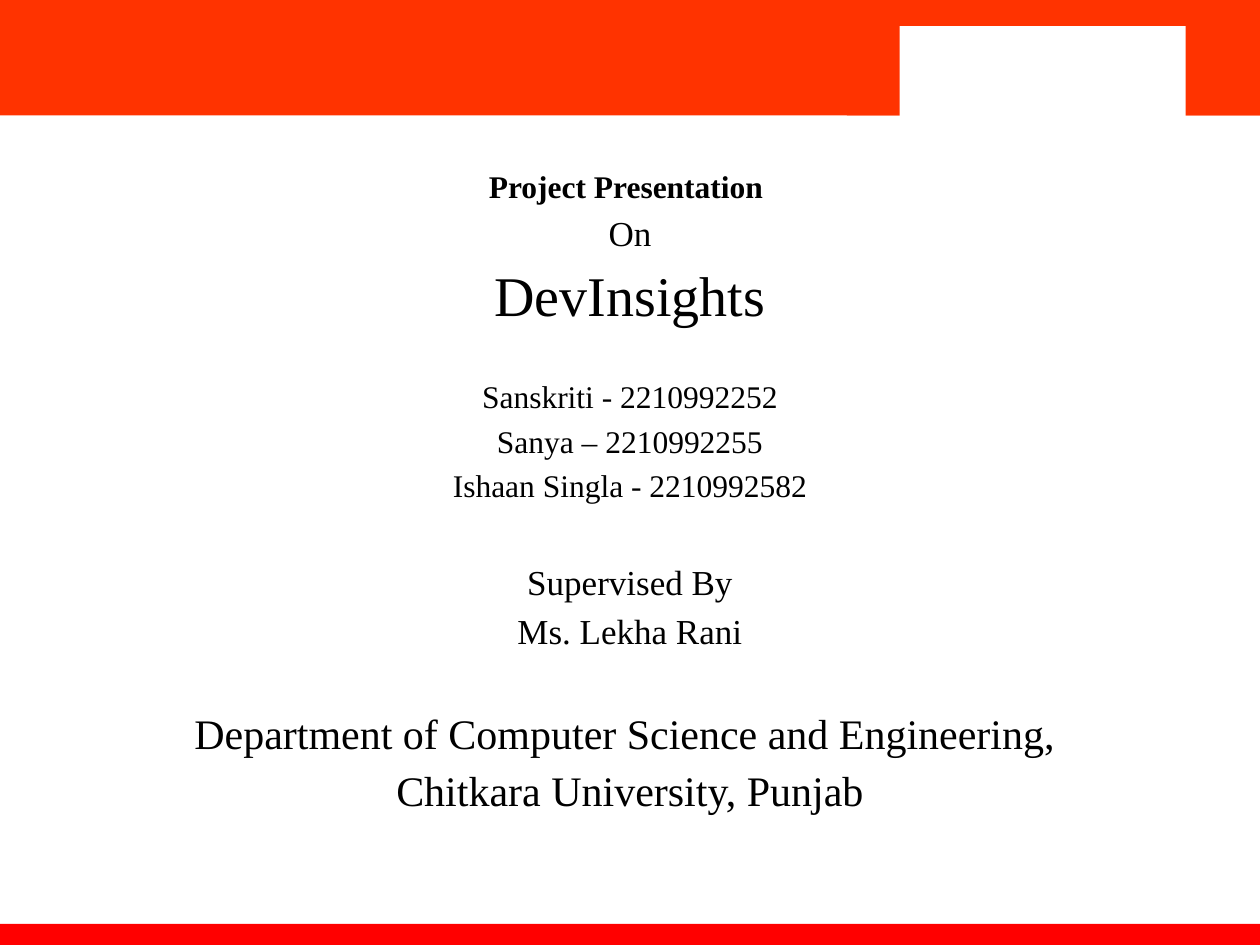
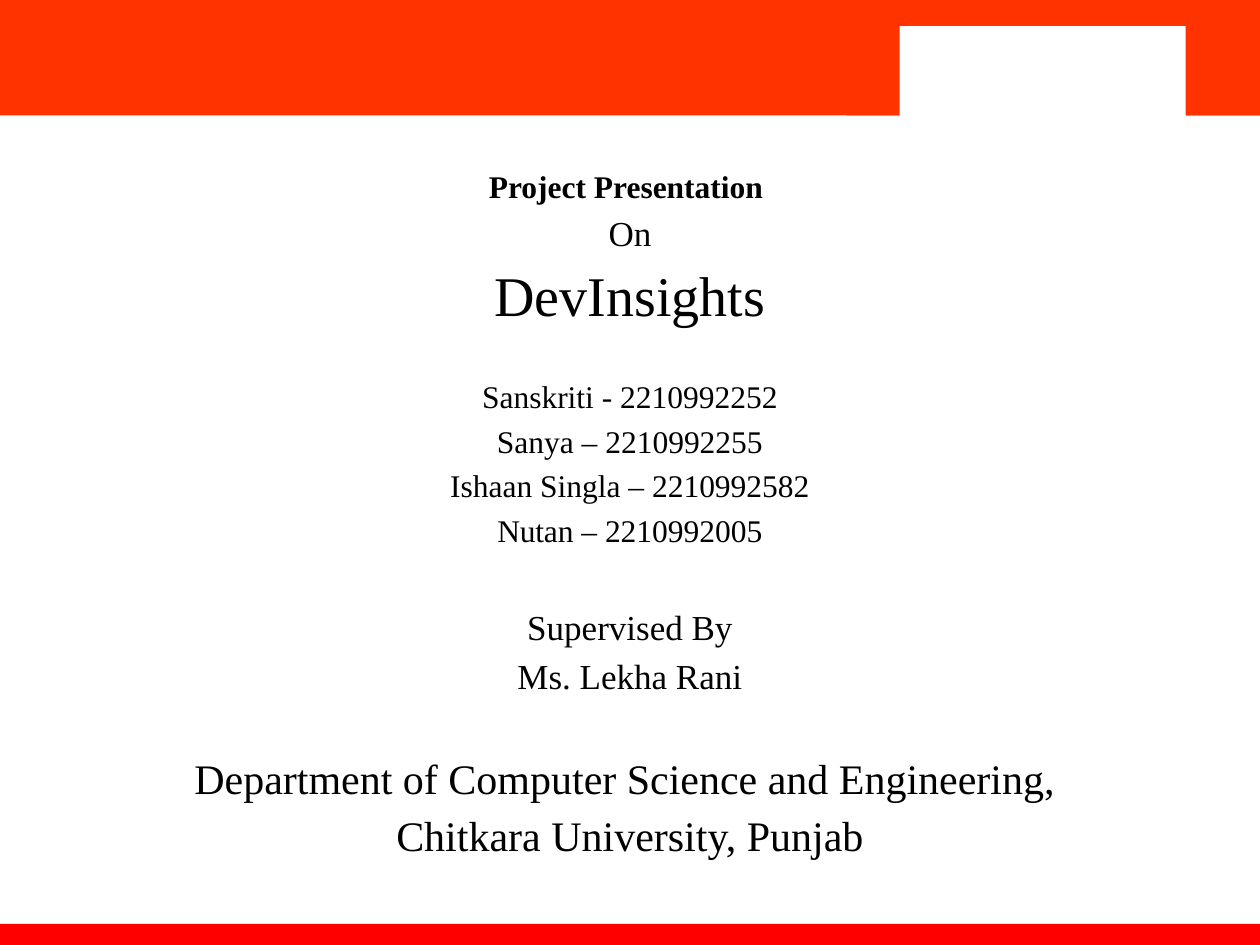
Before and after one commit to Ishaan282/Dev-Insights, a slide deck: slide 1 of files/DevInsights_final.pptx. Drawn at 1260x945 pixels with LibreOffice and Linux fonts; fonts in the diff are those of the drawing; background and template pictures are left out. Boxes give left, top, right and bottom in pixels: in the first picture for what was removed or moved away, otherwise in the second. Text is boxed around its words. In the diff, an @@ line names an element or a change of style, - is before the commit and + after.

```diff
--- a/files/DevInsights_final.pptx
+++ b/files/DevInsights_final.pptx
@@ text at (x1=450, y1=475, x2=809, y2=543): text changed @@
-Ishaan Singla - 2210992582
+Ishaan Singla – 2210992582
+Nutan – 2210992005
```
Also in this commit, not shown: 1 other slide changed, 8 other files.
